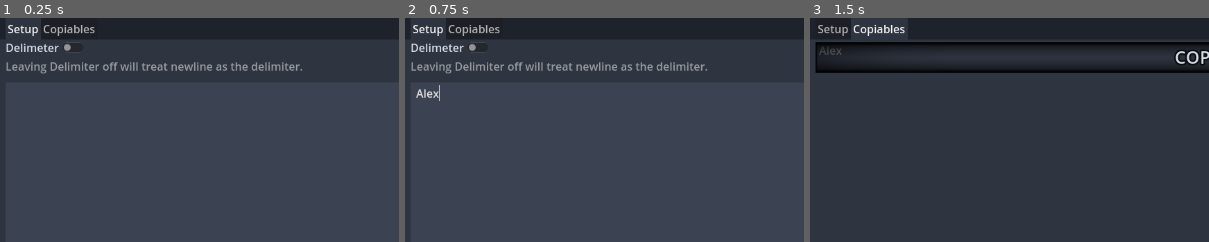
Above: before the commit, frames 1-3 (left to right).
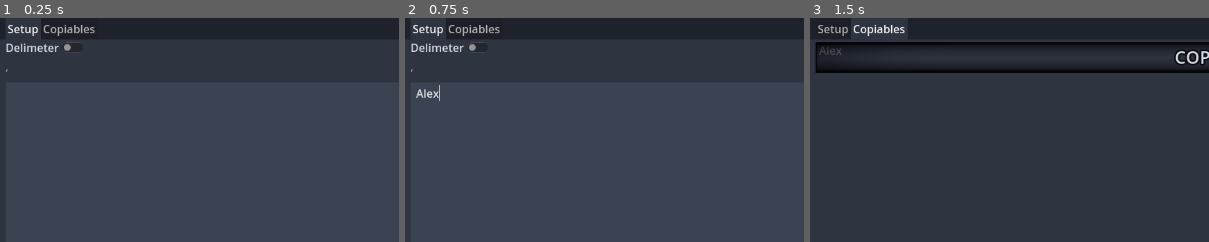
Above: after the commit, the same moments.

Repository: Scribble-Sheep/Copybox
Game: Godot game, scene res://Mainscene.tscn
The game is run twice, just before and just after one commit, with the same random seed, the same clock (stepped at 60 frames per second) and the same inputs.
Inputs (mouse positions are % of the whole screen's width and height, from its top left):
- Up to frame 1 (0.25 s): no input
- Up to frame 2 (0.75 s): click (50, 51) at 0.52 s; type "Alex" at 0.6 s
- Up to frame 3 (1.5 s): click "Initialize Copybox" at 1.25 s
The pictures show only the part of the screen within x 0-50%, y 0-50%; the shares and areas given below are measured in that part.

The runs differ from the first frame. In frame 1, 1.4% of the frame differs, in the area x 1-76%, y 19-25%; in frame 2, 1.4%; in frame 3, nothing differs.

Commit message:
Fixed the circular ref bug. Some theme stuff.

Diff:
--- a/CopyablesBox.gd
+++ b/CopyablesBox.gd
@@ -1,5 +1,6 @@
 extends VBoxContainer
 
+var displaybox := preload("res://LabeledCopyableDisplay.tscn")
 @onready var strip_toggle = %StripToggle
 
 func _ready()-> void:
@@ -24,5 +25,6 @@
 	for s in inStringArr:
 		if strip_toggle.button_pressed:
 			s = s.strip_edges()
-		var newchild:LabeledCopyableDisplay = LabeledCopyableDisplay.create_display(s)
+		var newchild:= displaybox.instantiate()
 		add_child(newchild)
+		newchild.initialize(s)
--- a/LabeledCopyableDisplay.gd
+++ b/LabeledCopyableDisplay.gd
@@ -3,22 +3,14 @@
 extends MarginContainer
 
 
-static var copyable_display_scene := preload("res://LabeledCopyableDisplay.tscn")
-var copy_string := "Unset string"
-var name_string := "SOMETHING IS WRONG"
+var copy_string := "Unset string, SOMETHING IS WRONG"
 @onready var string_label := %CopyLabel
 @onready var name_label := %TitleLabel
 
-static func create_display(new_copy_string:String, new_name_string:= "COPY")-> LabeledCopyableDisplay:
-	var new_display:= copyable_display_scene.instantiate()
-	new_display.copy_string = new_copy_string
-	new_display.name_string = new_name_string
-	return new_display
-
-
-func _ready() -> void:
+func initialize(new_copy_string:String, new_name_string:= "COPY")-> void:
+	copy_string = new_copy_string
 	string_label.text = copy_string
-	name_label.text = name_string
+	name_label.text = new_name_string
 
 
 func _on_closebutton_pressed() -> void:
--- a/Mainscene.tscn
+++ b/Mainscene.tscn
@@ -32,6 +32,7 @@
 [node name="DelimitEdit" type="LineEdit" parent="TabBar/Setup"]
 unique_name_in_owner = true
 layout_mode = 2
+text = ","
 placeholder_text = "Leaving Delimiter off will treat newline as the delimiter."
 editable = false
 clear_button_enabled = true
--- a/NordTheme.tres
+++ b/NordTheme.tres
@@ -88,6 +88,7 @@
 LineEdit/styles/read_only = SubResource("StyleBoxEmpty_xjs4p")
 TabBar/styles/button_highlight = SubResource("StyleBoxFlat_xin8j")
 TabBar/styles/tab_selected = SubResource("StyleBoxFlat_c2n2l")
+TabContainer/fonts/font = ExtResource("1_o26fg")
 TabContainer/styles/panel = SubResource("StyleBoxFlat_asb7t")
 TabContainer/styles/tab_focus = SubResource("StyleBoxFlat_0ttde")
 TabContainer/styles/tab_hovered = SubResource("StyleBoxFlat_0ttde")
Not shown, removed: export_presets.cfg
